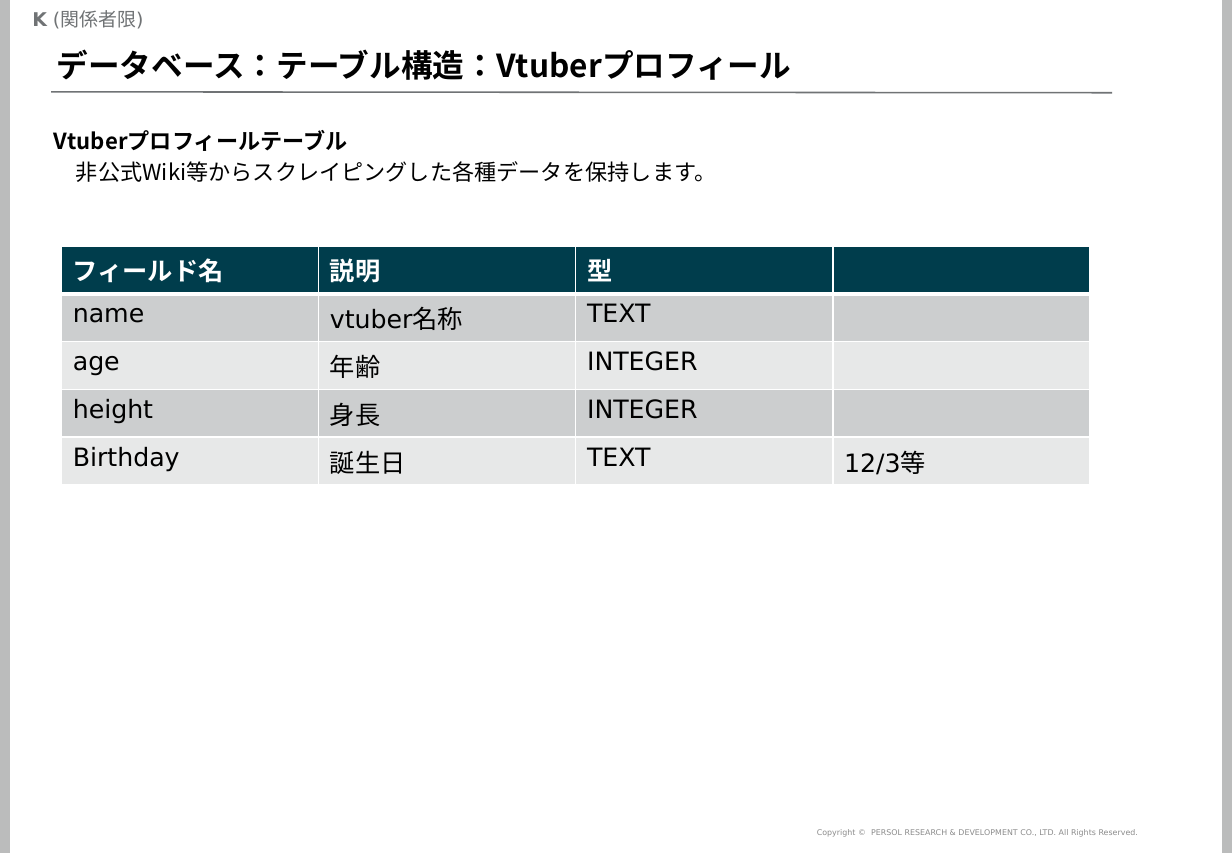
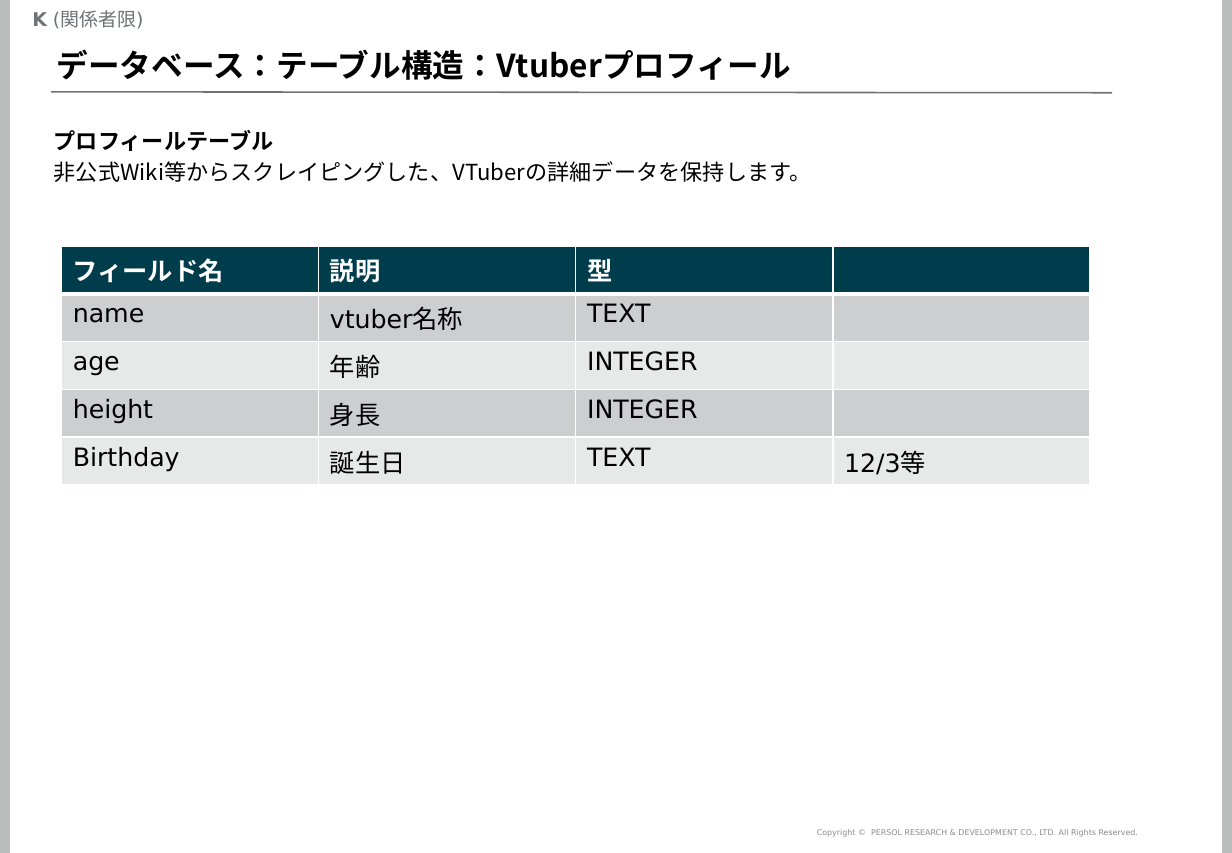
Before and after one commit to mogrodown/python_session, a slide deck: slide 42 of doc/python中級講座_2020.pptx (slide 40 before the commit). Drawn at 1232x853 pixels with LibreOffice and Linux fonts; fonts in the diff are those of the drawing; background and template pictures are left out. Boxes give left, top, right and bottom in pixels: in the first picture for what was removed or moved away, otherwise in the second. Text is boxed around its words. In the diff, an @@ line names an element or a change of style, - is before the commit and + after.

```diff
--- a/doc/python中級講座_2020.pptx
+++ b/doc/python中級講座_2020.pptx
@@ text at [54, 130, 812, 182]: text changed @@
-Vtuberプロフィールテーブル
-非公式Wiki等からスクレイピングした各種データを保持します。
+プロフィールテーブル
+非公式Wiki等からスクレイピングした、VTuberの詳細データを保持します。
```
Also in this commit, not shown: 29 other slides changed, 6 slides added, 2 slides removed, 6 other files.
